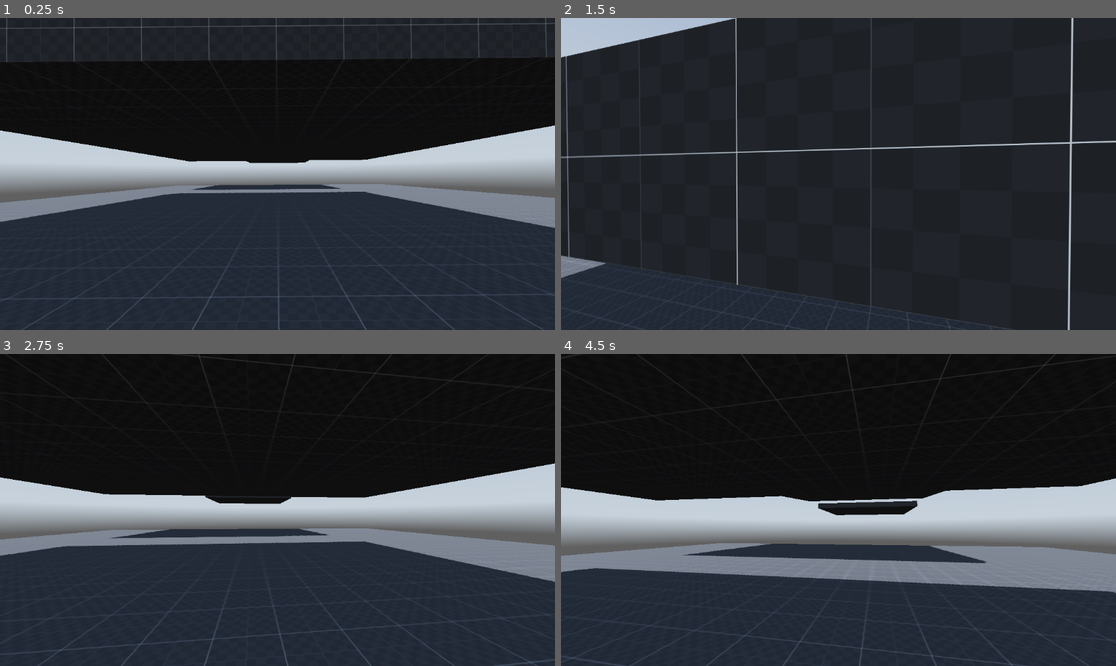
Above: before the commit, frames 1-4 (two rows, left to right).
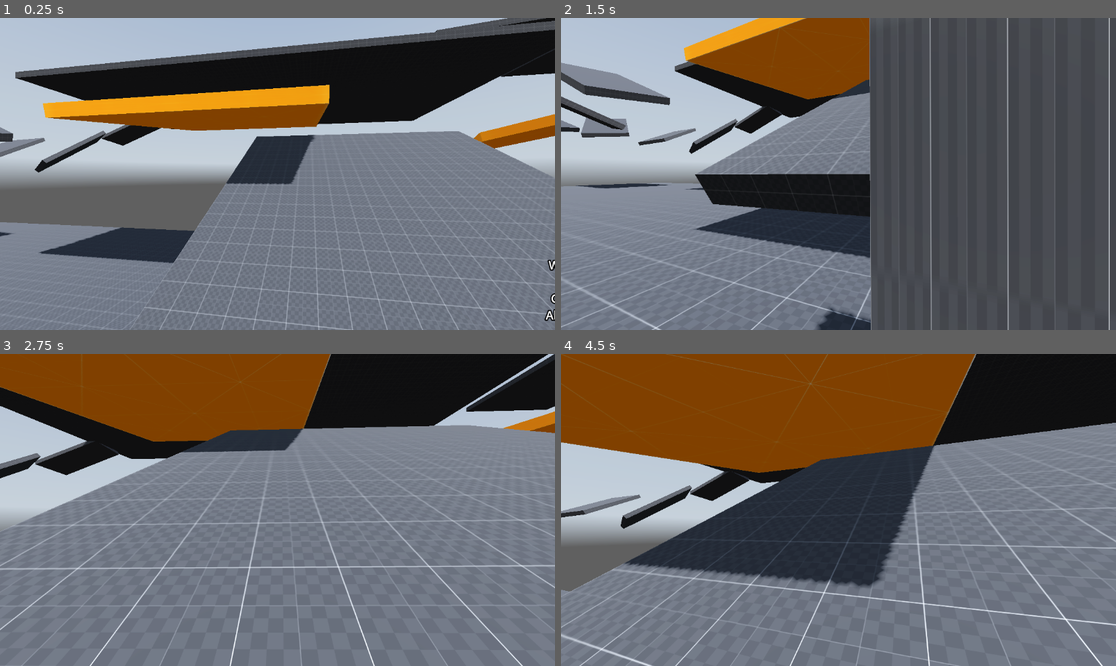
Above: after the commit, the same moments.

Repository: FahadHameed89/GodotPlayground3D
Game: Godot game, scene res://Levels/world.tscn
The game is run twice, just before and just after one commit, with the same random seed, the same clock (stepped at 60 frames per second) and the same inputs. The project has no main scene, so this scene is started directly. A sky picture missing from this copy of the repository is replaced by a grey-blue gradient.
Inputs (mouse positions are in pixels of both pictures, inside the frame that each line leads up to):
- Up to frame 1 (0.25 s): no input
- Up to frame 2 (1.5 s): tap Enter (ui_accept) at 0.5, 0.77 s; move the mouse to (866, 174) at 0.52 s; hold W (forward) from 0.53 s (still down); click (866, 174) at 0.6 s; move the mouse to (810, 174) at 1.27 s; tap Ctrl (crouch) at 1.35 s
- Up to frame 3 (2.75 s): keep holding W (forward); tap Enter (ui_accept) at 1.52 s; click (249, 510) at 1.55 s; move the mouse to (288, 503) at 2.02 s; hold Alt (free_look) from 2.03 s (still down); click (288, 503) at 2.3 s
- Up to frame 4 (4.5 s): keep holding W (forward); move the mouse to (832, 516) at 2.77 s; release Alt (free_look) at 2.78 s; tap Shift (sprint) at 2.85 s; tap Enter (ui_accept) at 3.02, 3.77 s; click (832, 516) at 3.05 s; move the mouse to (877, 513) at 3.52 s; click (877, 513) at 3.6 s; move the mouse to (794, 506) at 4.27 s; tap Delete at 4.35 s

The runs differ from the first frame. In frame 1, 76% of the frame differs, in the area x 0-100%, y 0-100%; in frame 2, 89%; in frame 3, 80%; in frame 4, 81%.

Commit message:
Added a basic interaction system
When you left click on a rigidbody3d, a debug menu prompt tells you the collision was successful

Diff:
--- a/Levels/world.tscn
+++ b/Levels/world.tscn
@@ -43,6 +43,10 @@
 tonemap_mode = 2
 glow_enabled = true
 
+[sub_resource type="BoxShape3D" id="BoxShape3D_ac8q6"]
+
+[sub_resource type="BoxMesh" id="BoxMesh_bpu4d"]
+
 [node name="world" type="Node3D"]
 
 [node name="stage" type="Node3D" parent="."]
@@ -146,7 +150,7 @@
 material = SubResource("StandardMaterial3D_fcx0h")
 
 [node name="CSGBox3D14" type="CSGBox3D" parent="stage"]
-transform = Transform3D(0.0621011, 0, 0, 0, 5.19586, 0, 0, 0, 0.13799, 45, -23.4574, -10)
+transform = Transform3D(0.0621011, 0, 0, 0, 5.19586, 0, 0, 0, 0.13799, 45, -25, -10)
 use_collision = true
 size = Vector3(20, 1, 20)
 material = SubResource("StandardMaterial3D_fcx0h")
@@ -226,3 +230,13 @@
 shadow_enabled = true
 
 [node name="player" parent="." instance=ExtResource("5_jw30q")]
+transform = Transform3D(-0.150381, 0, 0.988628, 0, 1, 0, -0.988628, 0, -0.150381, 47.1888, -18.637, -8.68971)
+
+[node name="RigidBody3D" type="RigidBody3D" parent="."]
+transform = Transform3D(1, 0, 0, 0, 1, 0, 0, 0, 1, 45, -21.4494, 10)
+
+[node name="CollisionShape3D" type="CollisionShape3D" parent="RigidBody3D"]
+shape = SubResource("BoxShape3D_ac8q6")
+
+[node name="MeshInstance3D" type="MeshInstance3D" parent="RigidBody3D"]
+mesh = SubResource("BoxMesh_bpu4d")
--- a/Player/player.tscn
+++ b/Player/player.tscn
@@ -124,6 +124,12 @@
 
 [node name="Camera3D" type="Camera3D" parent="neck/head/eyes"]
 
+[node name="InteractionRay" type="RayCast3D" parent="neck/head/eyes/Camera3D"]
+target_position = Vector3(0, 0, -5)
+
+[node name="HoldingPosition" type="Marker3D" parent="neck/head/eyes/Camera3D"]
+transform = Transform3D(1, 0, 0, 0, 1, 0, 0, 0, 1, 0, 0, -3)
+
 [node name="AnimationPlayer" type="AnimationPlayer" parent="neck/head/eyes"]
 libraries = {
 "": SubResource("AnimationLibrary_xsvkv")
--- a/Scripts/player.gd
+++ b/Scripts/player.gd
@@ -16,6 +16,12 @@
 # Raycasts
 @onready var ray_cast_3d = $RayCast3D #Standing Check Raycast (Checks above to see if there is enough room to stand up // if it detects anything 2m above the floor it says you cannot stand up )
 
+# Grab Mechanic Variables
+@onready var interaction_ray = $neck/head/eyes/Camera3D/InteractionRay
+@onready var holding_position = $neck/head/eyes/Camera3D/HoldingPosition
+
+var picked_object
+var pull_force = 4
 
 # Player Speed Variables
 var current_speed = 5.0
@@ -71,6 +77,11 @@
 
 # Get the gravity from the project settings to be synced with RigidBody nodes.
 var gravity = ProjectSettings.get_setting("physics/3d/default_gravity")
+
+func pick_object():
+	var collider = interaction_ray.get_collider()
+	if collider != null and collider is RigidBody3D:
+		print("Colliding with a rigid body")
 
 func _ready():
 	Input.set_mouse_mode(Input.MOUSE_MODE_CAPTURED) #Locks mouse during gameplay
@@ -87,6 +98,10 @@
 			head.rotate_x(deg_to_rad(event.relative.y * -mouse_sens_v))
 			head.rotation.x = clamp(head.rotation.x, deg_to_rad(-80), deg_to_rad(80))
 
+	#DEBUG
+	if Input.is_action_just_pressed("left_click"):
+		pick_object()
+
 func _physics_process(delta):
 	# Getting movement input
 	var input_dir = Input.get_vector("left", "right", "forward", "backward")
--- a/project.godot
+++ b/project.godot
@@ -67,3 +67,8 @@
 "events": [Object(InputEventKey,"resource_local_to_scene":false,"resource_name":"","device":-1,"window_id":0,"alt_press …(182 unchanged characters)…
 ]
 }
+left_click={
+"deadzone": 0.5,
+"events": [Object(InputEventMouseButton,"resource_local_to_scene":false,"resource_name":"","device":-1,"window_id":0,"alt_pressed":false,"shift_pressed":false,"ctrl_pressed":false,"meta_pressed":false,"button_mask":1,"position":Vector2(123, 18),"global_position":Vector2(127, 61),"factor":1.0,"button_index":1,"canceled":false,"pressed":true,"double_click":false,"script":null)
+]
+}
Not shown: 1 places in Levels/world.tscn that only renumber resources
